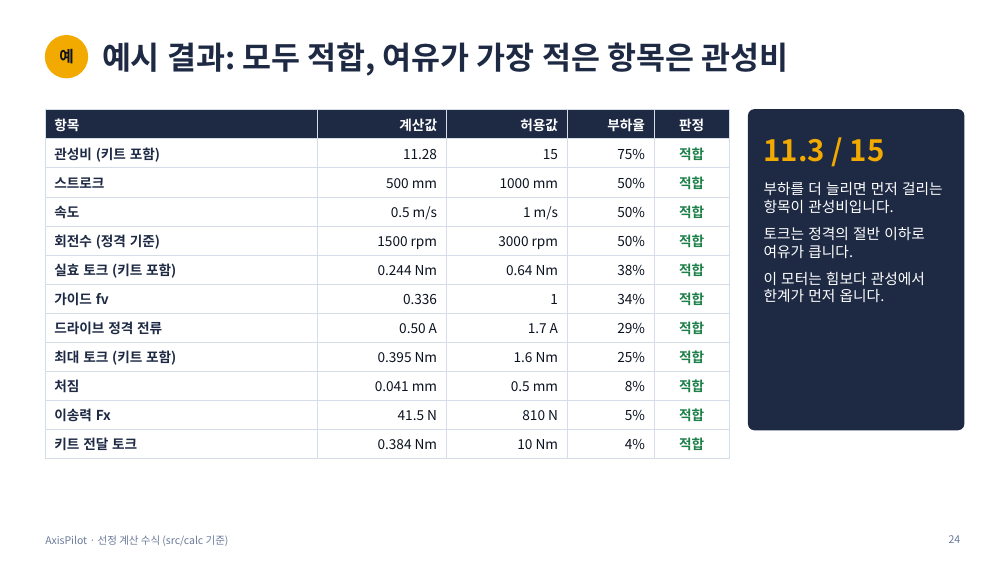
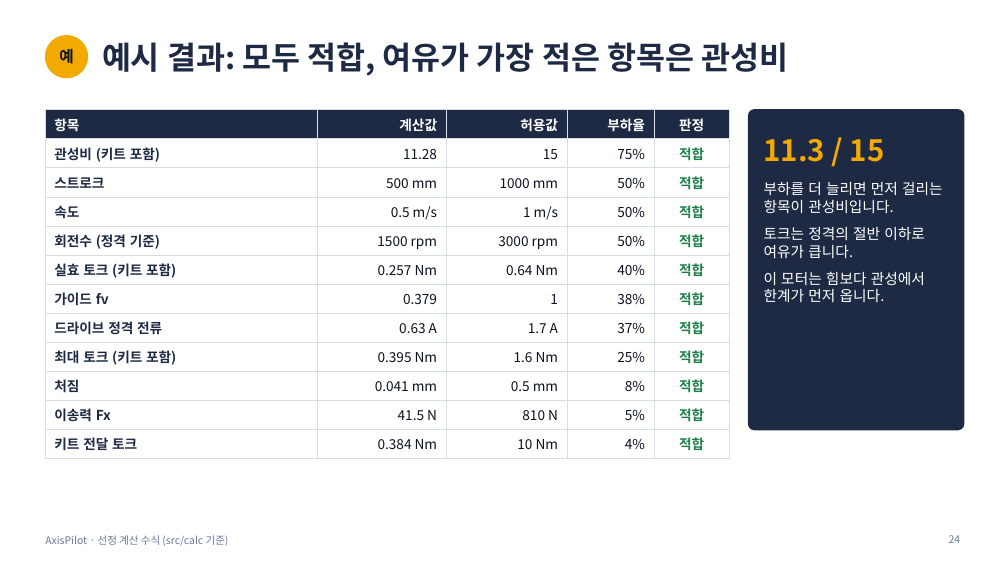
Before and after one commit to taeyoonkim0829/AxisPilot, a slide deck: slide 24 of docs/AxisPilot-선정수식.pptx. Drawn at 1008x567 pixels with LibreOffice and Linux fonts; fonts in the diff are those of the drawing. Boxes give left, top, right and bottom in pixels: in the first picture for what was removed or moved away, otherwise in the second. Text is boxed around its words. In the diff, an @@ line names an element or a change of style, - is before the commit and + after.

```diff
--- a/docs/AxisPilot-선정수식.pptx
+++ b/docs/AxisPilot-선정수식.pptx
@@ table at box(45, 110, 730, 459) @@
-row 6, column 2: 0.244 Nm
+row 6, column 2: 0.257 Nm
-row 6, column 4: 38%
+row 6, column 4: 40%
-row 7, column 2: 0.336
+row 7, column 2: 0.379
-row 7, column 4: 34%
+row 7, column 4: 38%
-row 8, column 2: 0.50 A
+row 8, column 2: 0.63 A
-row 8, column 4: 29%
+row 8, column 4: 37%
```
Also in this commit, not shown: 9 other slides changed, 2 other files.
